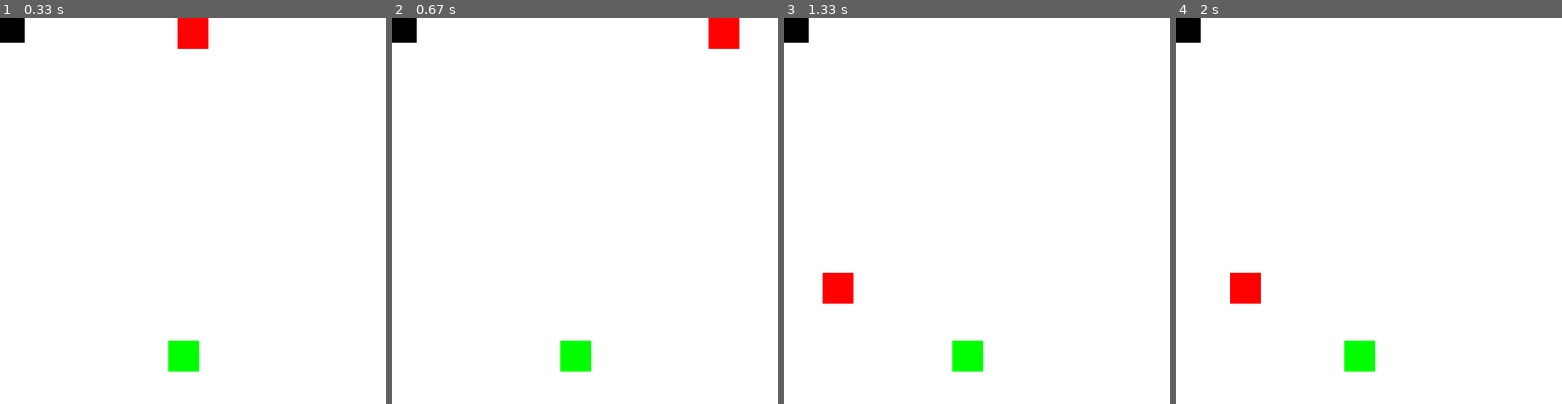
Above: before the commit, frames 1-4 (left to right).
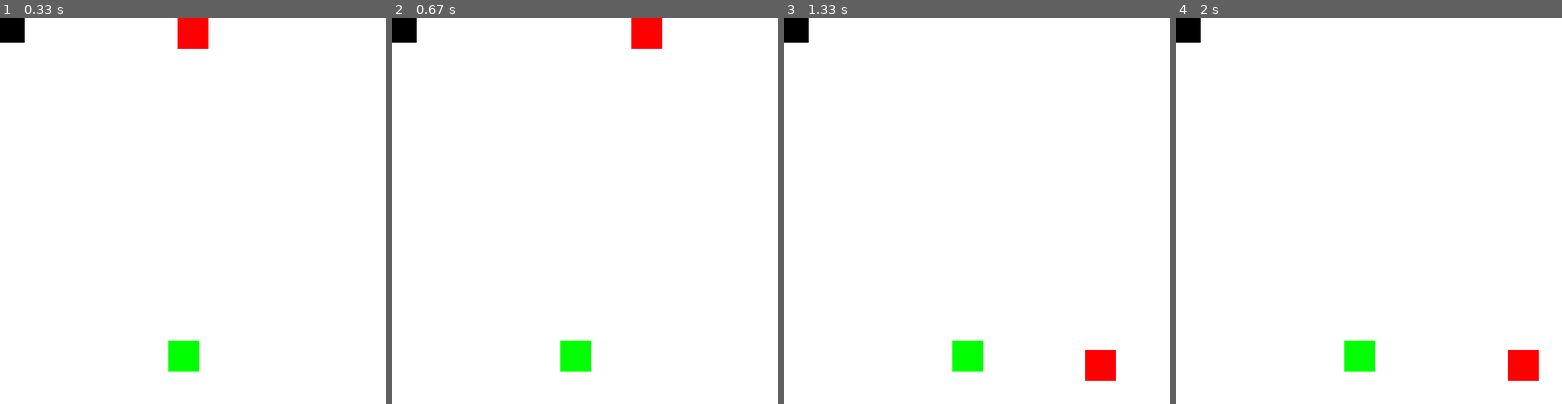
Above: after the commit, the same moments.

Repository: Irregular-JV/pygame--primeiros-testes
Game: pygame game, started from game2.py
Same seed, same stepped clock (60 frames per second), same inputs: the game is played once before the commit and once after it.
Inputs:
- Up to frame 1 (0.33 s): no input
- Up to frame 2 (0.67 s): hold D from 0.33 s (still down)
- Up to frame 3 (1.33 s): release D at 0.8 s; hold W 0.83-1.13 s; hold D from 1.17 s (still down)
- Up to frame 4 (2 s): release D at 1.63 s; hold A from 1.67 s (still down)

Frame 1 is identical in both runs. In frame 2, 1.3% of the frame differs, in the area x 62-90%, y 0-8%; in frame 3, 1.3%; in frame 4, 1.3%.

Commit message:
Código limpo version -3

Diff:
--- a/game2.py
+++ b/game2.py
@@ -8,6 +8,13 @@
 pygame.display.set_caption("Meu Jogo")
 logo = pygame.image.load("dyswai5p.png")
 pygame.display.set_icon(logo)
+
+# Músicas
+somdefundo = pygame.mixer.music.load('fundo.mp3')
+pygame.mixer.music.play(-1)
+pygame.mixer.music.set_volume(0.5)
+
+som_colid = pygame.mixer.Sound("colid.mp3")
 
 
 largura = 500
@@ -28,7 +35,7 @@
 relogio =pygame.time.Clock()
 
 # Coordenadas de Movimento
-x = largura // 2 - 20
+x = int(largura // 2 - 20)
 y = 0
 
 x_doVerde = randint(40, 450)
@@ -47,7 +54,7 @@
     mensagem = f'Pontos: {pontos}'
     # Juntando nosso texto e fonte e adicionando com e outras configs
     texto_formatado = fonte.render(mensagem, True, (255,255,255))
-    relogio.tick(30)
+    relogio.tick(15)
     # Preenche a tela de Branco
     tela.fill((255,255,255))
 
@@ -57,18 +64,15 @@
             pygame.quit()
             exit()
 
-        # if eventos.type == KEYDOWN:
-        #     if eventos.key == K_a:
-        #         x += -20
-        #     if eventos.key == K_s:
-        #         y += 20
-        #     if eventos.key == K_d:
-        #         x += 20
-        #     if eventos.key == K_w:
-        #         y += -20
-
-
-
+        '''if eventos.type == KEYDOWN:
+             if eventos.key == K_a:
+                 x += -20
+             if eventos.key == K_s:
+                 y += 20
+             if eventos.key == K_d:
+                 x += 20
+             if eventos.key == K_w:
+                 y += -20'''
 
 
 
@@ -98,9 +102,13 @@
         if y < -30:
             y = altura - 30
 
+    # Colidindo com outro retangulo
     if retangulo_vermelho.colliderect(retangulo_azul):
         x_doVerde = randint(40, 450)
         y_doVerde = randint(40, 450)
         pontos += 1
+        som_colid.play()
+
+
     tela.blit(texto_formatado, (320, 50))
     pygame.display.update()
--- /dev/null
+++ b/game3.py
@@ -0,0 +1,103 @@
+# Improtando meus arquivos pygame e modulos
+import pygame
+from pygame.locals import *
+from sys import exit
+from random import randint
+
+# Inicinado o Pygame
+pygame.init()
+
+# Variaveis de controle
+largura = 600
+altura = 600
+x = int(largura/2)
+y = 0
+x_a = randint(40, 550)
+y_a = randint(40, 550)
+print(y_a)
+pontos = 0
+
+# Taxade de fps
+fps = pygame.time.Clock()
+
+# Sistema de pontos
+fonte = pygame.font.SysFont("Arial", 30, True, True)
+
+
+# Definindo música logo fundo
+logo = pygame.image.load("dyswai5p.png")
+pygame.display.set_icon(logo)
+image_fundo = pygame.image.load('dyswai5p.png')
+
+fundo_som = pygame.mixer.music.load("fundo.mp3")
+pygame.mixer.music.play(-1)
+colid_music = pygame.mixer.Sound('colid.mp3')
+
+pygame.mixer.music.set_volume(0.25)
+
+# Definir minha tela
+tela = pygame.display.set_mode((largura, altura))
+
+# Loop infinito para manter a execução do jogo
+while True:
+    # Definindo a taxa de fps
+    fps.tick(30)
+
+    # Mundando a cor de fundo para branco
+    tela.fill((255,255,255))
+
+    # Um for que itera por todos os events do pygame
+    for eventos in pygame.event.get():
+        if eventos.type == QUIT:
+            pygame.quit()
+            exit()
+    # Adicionando o texto e formatando
+    meu_texto = f'Pontos:{pontos}'
+
+    # Juntando o texto com a fonte
+    texto_formatado = fonte.render(meu_texto, True, (255,255,255))
+
+
+    # Movimento do retângulo
+    if pygame.key.get_pressed()[K_a]:
+        x -= 10
+        if x < -30:
+            x = largura - 10
+
+
+    if pygame.key.get_pressed()[K_s]:
+        y += 10
+        if y > altura:
+            y = -30
+
+    if pygame.key.get_pressed()[K_d]:
+        x += 10
+        if x > largura:
+            x = -30
+
+    if pygame.key.get_pressed()[K_w]:
+        y -= 10
+        if y < 0:
+            y = altura + 30
+
+
+
+    # Imagem de fundo
+    tela.blit(image_fundo, (0,0))
+
+    # Desenhando meus retangulos na tela
+    retangulo_a = pygame.draw.rect(tela, (255,0, 122), (x,y, 40,40))
+    retangulo_b = pygame.draw.rect(tela, (255,122, 0), (x_a,y_a, 40,40))
+
+    # Definindo a colisão com o retangulo
+    if retangulo_a.colliderect(retangulo_b):
+        x_a = randint(40, 550)
+        y_a = randint(40, 550)
+        pontos += 1
+        colid_music.play()
+
+    # Adicionando o texto na tela
+    tela.blit(texto_formatado, (430, 40))
+
+    # Atualiza a tela infinitamente
+    pygame.display.update()
Not shown, added: colid.mp3
Not shown, added: fundo.mp3
